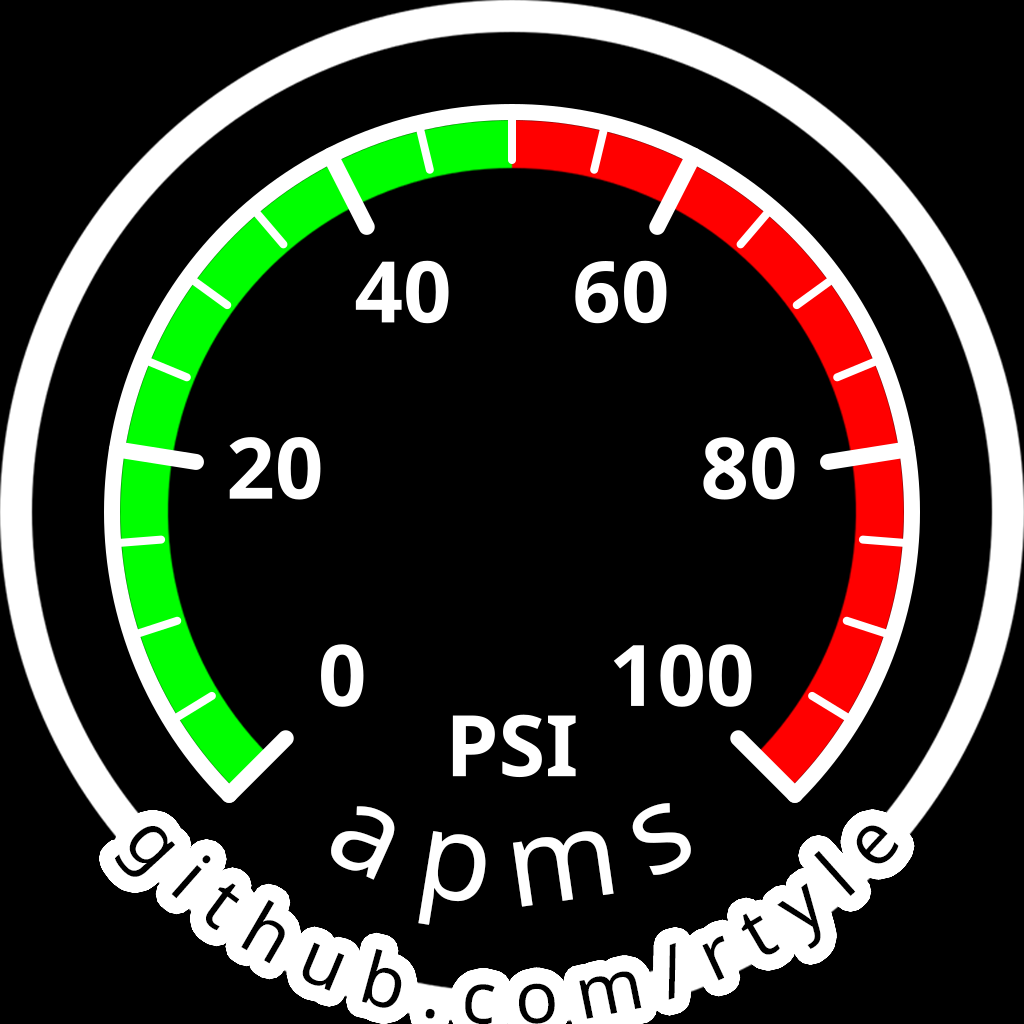
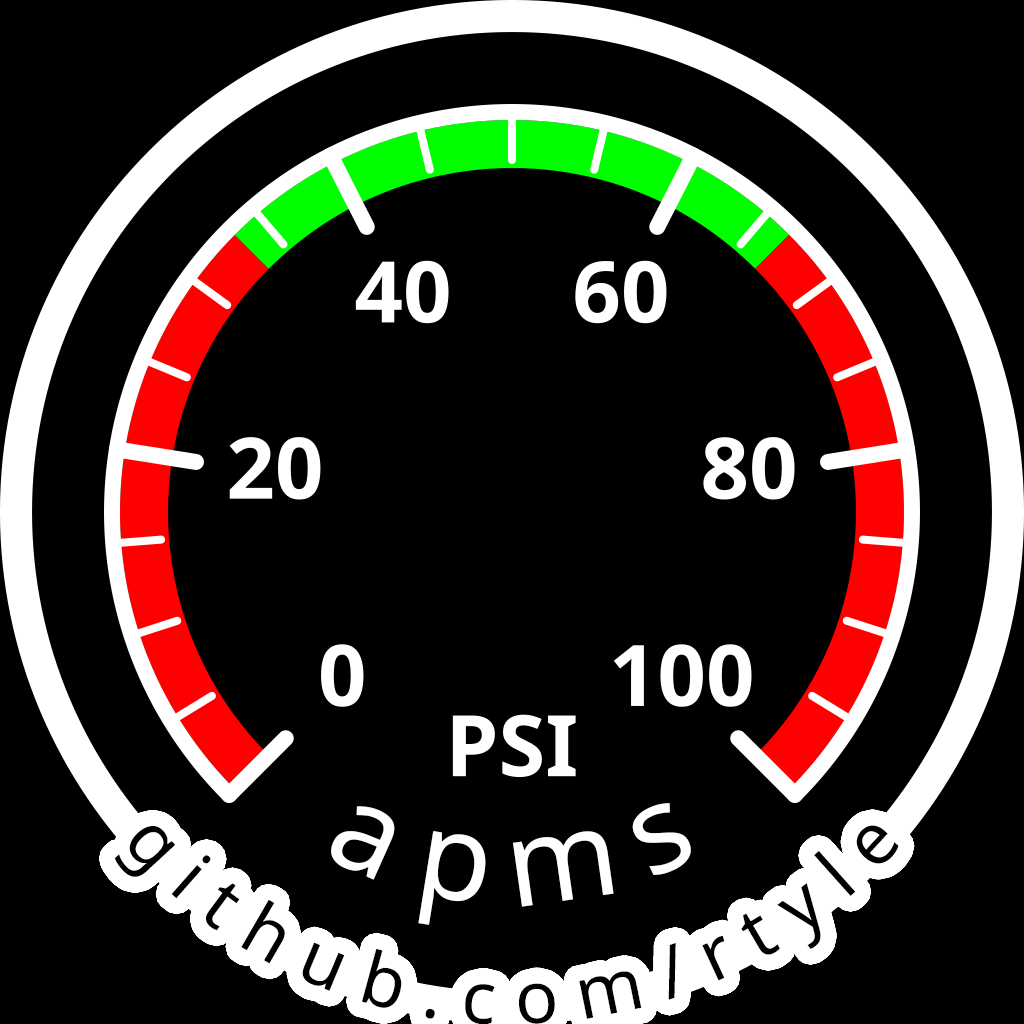
Before/after of a 1024×1024 layered artwork. What changed in the layer stack:
painted on "meter" over [0, 0, 1024, 1024]